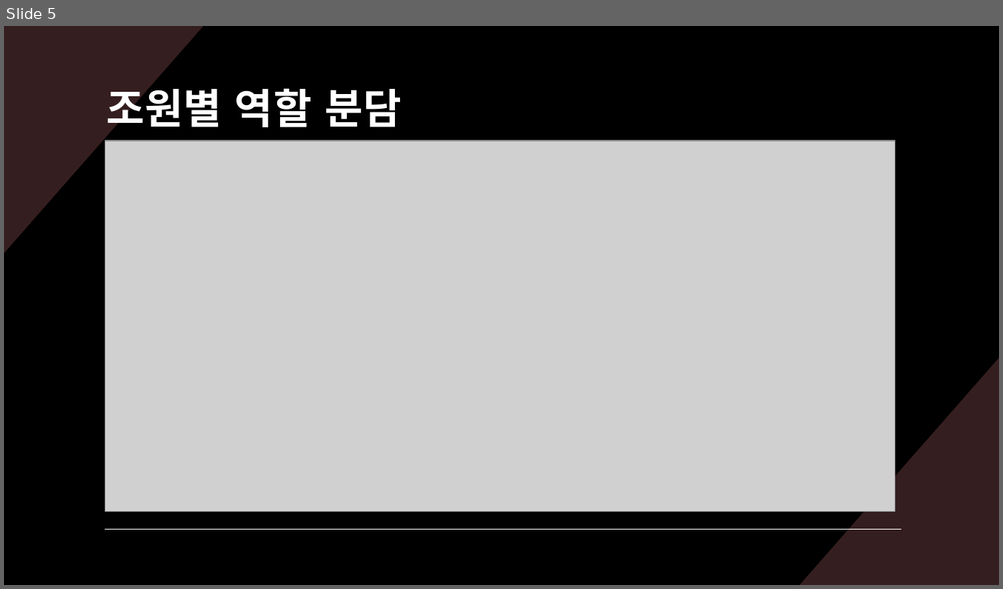
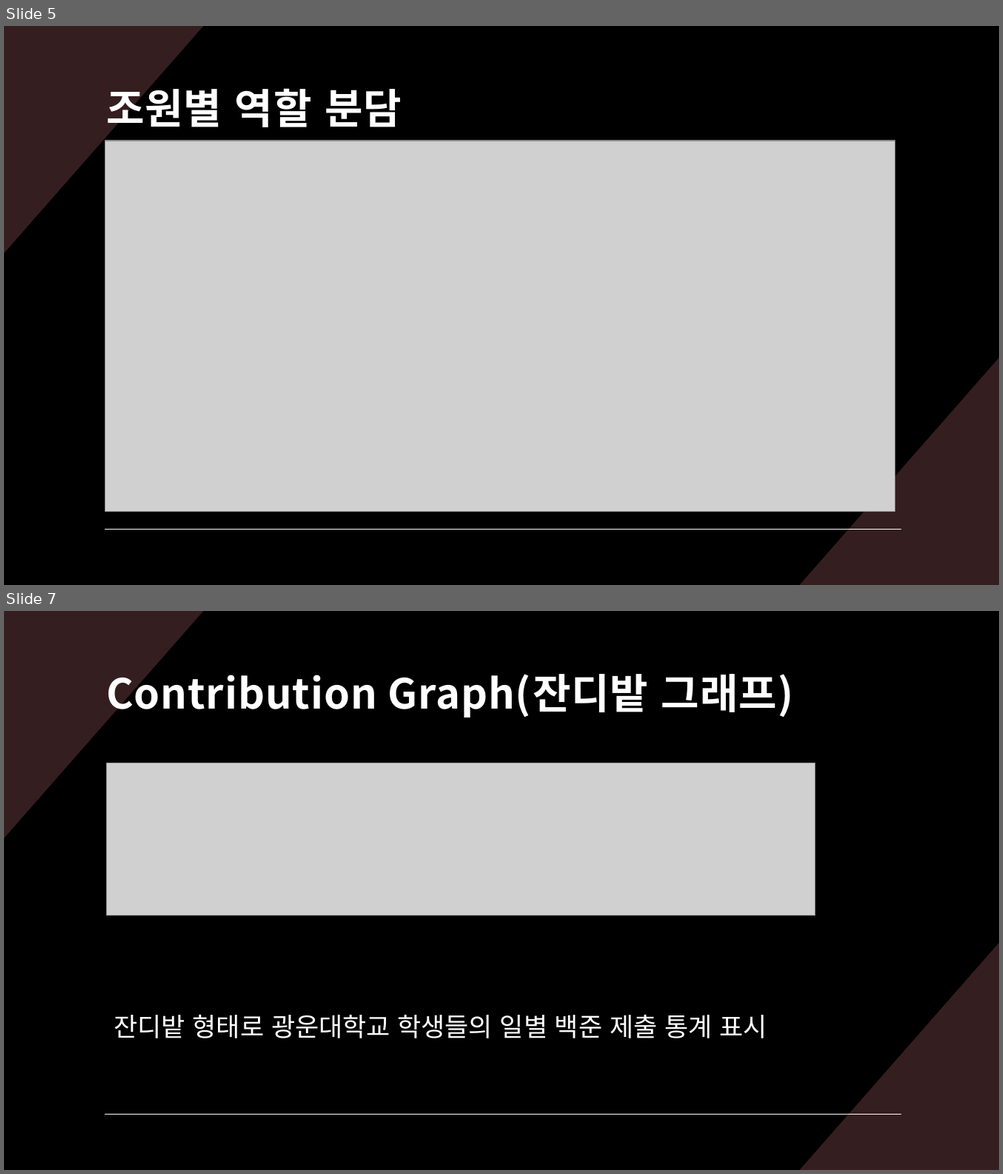
Before and after one commit to sjml2002/oss_kwboj_6, a slide deck: 발표.pptx. Shown one above the other, each under a label of ours: slide 5 before the commit, slides 5 and 7 after it; the slides between them are not shown. The pictures are 1003x589 and 1003x1174 pixels, drawn with LibreOffice and Linux fonts; fonts in the diff are those of the drawing; grey boxes stand for pictures. Boxes give left, top, right and bottom in pixels: in the first picture for what was removed or moved away, otherwise in the second. Text is boxed around its words. In the diff, an @@ line names an element or a change of style, - is before the commit and + after.

```diff
--- a/발표.pptx
+++ b/발표.pptx
@@ slide 7 added at <box>4,611,999,1170</box>, background #000000; not listed: 3 template elements that a slide beside it also shows @@
@@ title added at <box>106,667,794,719</box>, 40 pt, text #FFFFFF, bold @@
+Contribution Graph(잔디밭 그래프)
@@ picture added at <box>107,763,815,915</box> @@
@@ text added at <box>114,1014,766,1039</box>, 25 pt, text #FFFFFF @@
+잔디밭 형태로 광운대학교 학생들의 일별 백준 제출 통계 표시
```
Also in this commit, not shown: 1 slide changed, 5 other slides added, 1 slide removed.
